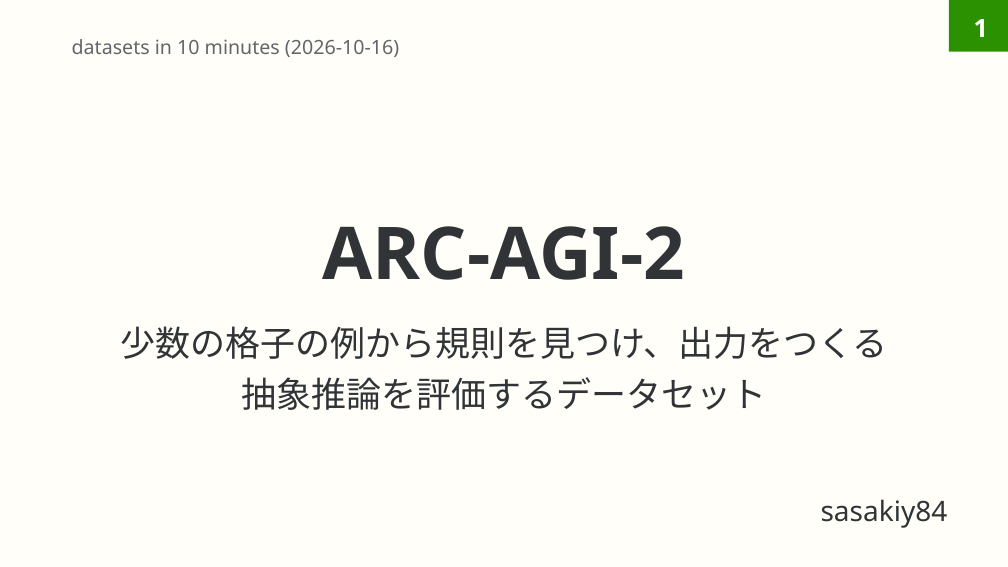
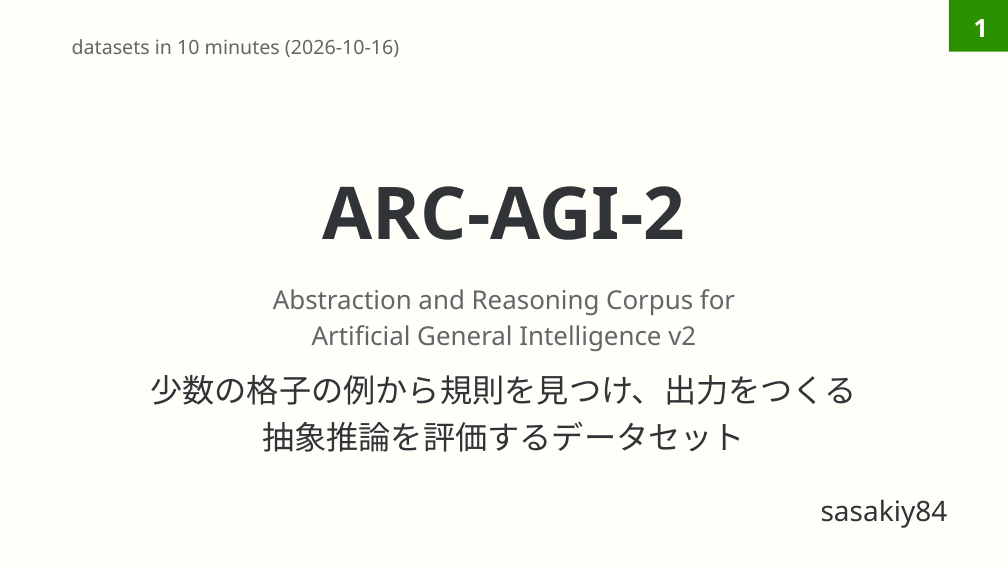
Before and after one commit to sasakiy84/datasets-in-10-minutes, a slide deck: slide 1 of slides/datasets-in-10-minutes-arc-agi-2.pptx. Drawn at 1008x567 pixels with LibreOffice and Linux fonts; fonts in the diff are those of the drawing. Boxes give left, top, right and bottom in pixels: in the first picture for what was removed or moved away, otherwise in the second. Text is boxed around its words. In the diff, an @@ line names an element or a change of style, - is before the commit and + after.

```diff
--- a/slides/datasets-in-10-minutes-arc-agi-2.pptx
+++ b/slides/datasets-in-10-minutes-arc-agi-2.pptx
@@ title "ARC-AGI-2": place and size @@
-title "ARC-AGI-2" at (323,226,686,280)
+title "ARC-AGI-2" at (323,186,686,240)
@@ text added at (273,289,735,351), 18.5 pt, text #626669 @@
+Abstraction and Reasoning Corpus for
+Artificial General Intelligence v2
@@ text "少数の格子の例から規則を見つけ、出力をつくる": place and size @@
-text "少数の格子の例から規則を見つけ、出力をつくる" at (121,326,888,410)
+text "少数の格子の例から規則を見つけ、出力をつくる" at (150,375,856,452)
@@ text "少数の格子の例から規則を見つけ、出力をつくる" at (150,375,856,452): size 25 to 23 pt @@
```
Also in this commit, not shown: 10 other files.
